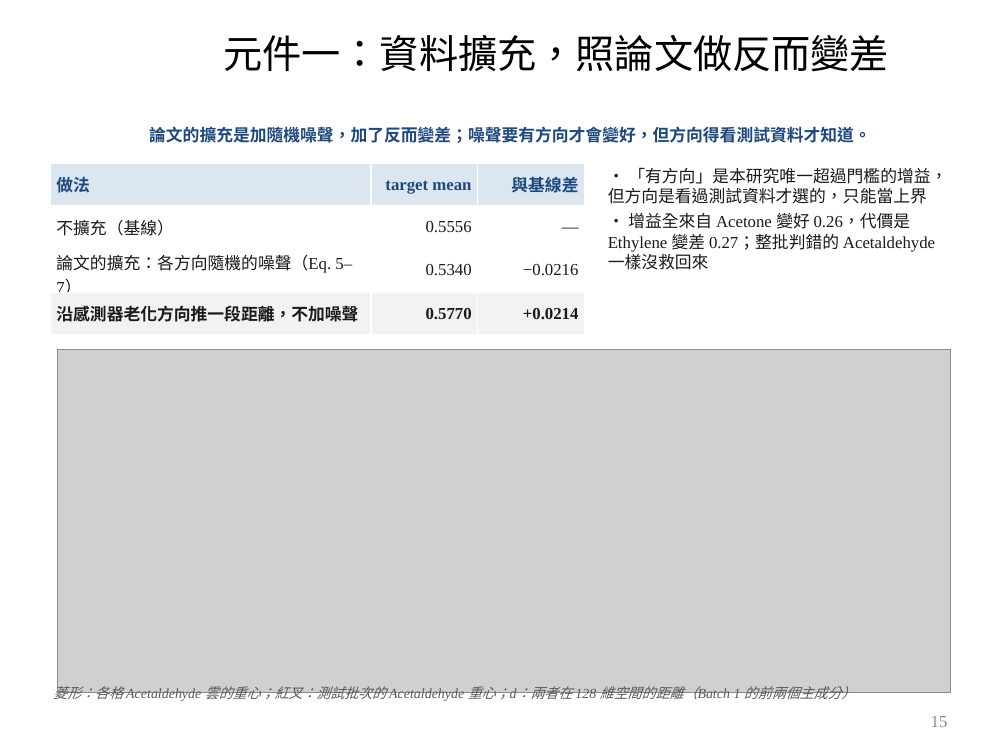
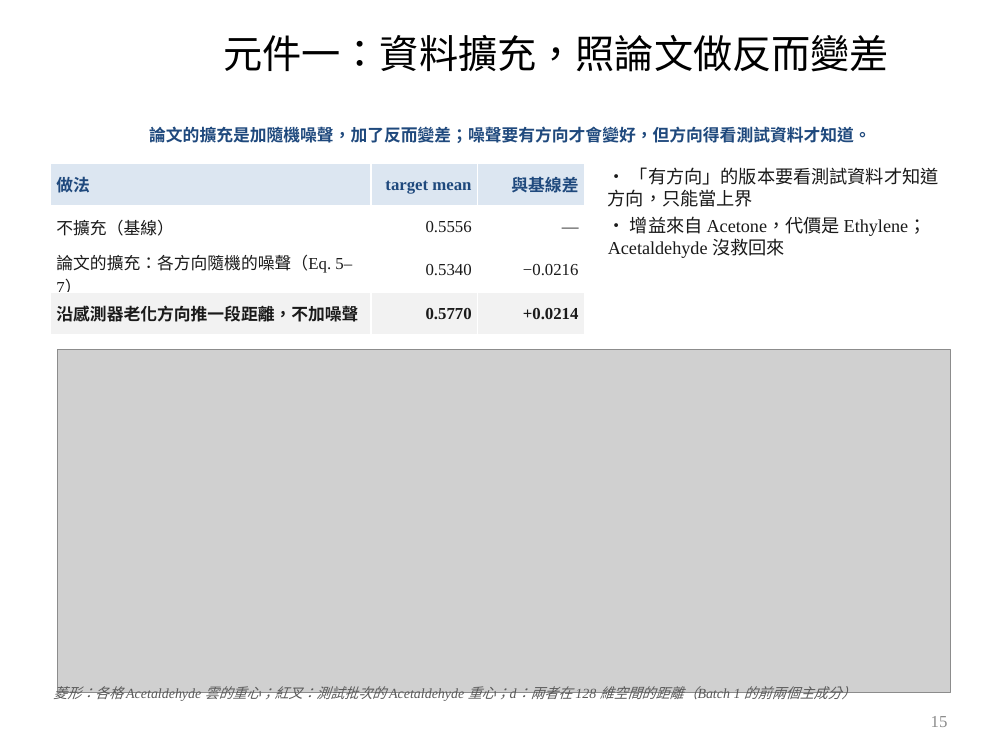
Before and after one commit to wintera1233/cdcnn, a slide deck: slide 15 of reports/09-22-merged.pptx. Drawn at 1008x756 pixels with LibreOffice and Linux fonts; fonts in the diff are those of the drawing; grey boxes stand for pictures; background and template pictures are left out. Boxes give left, top, right and bottom in pixels: in the first picture for what was removed or moved away, otherwise in the second. Text is boxed around its words. In the diff, an @@ line names an element or a change of style, - is before the commit and + after.

```diff
--- a/reports/09-22-merged.pptx
+++ b/reports/09-22-merged.pptx
@@ text at bbox=[608, 167, 939, 258]: text changed; size 12 to 13 pt @@
-• 「有方向」是本研究唯一超過門檻的增益，但方向是看過測試資料才選的，只能當上界
-• 增益全來自 Acetone 變好 0.26，代價是 Ethylene 變差 0.27；整批判錯的 Acetaldehyde 一樣沒救回來
+• 「有方向」的版本要看測試資料才知道方向，只能當上界
+• 增益來自 Acetone，代價是 Ethylene；Acetaldehyde 沒救回來
```
Also in this commit, not shown: 10 other slides changed, 2 other files.
